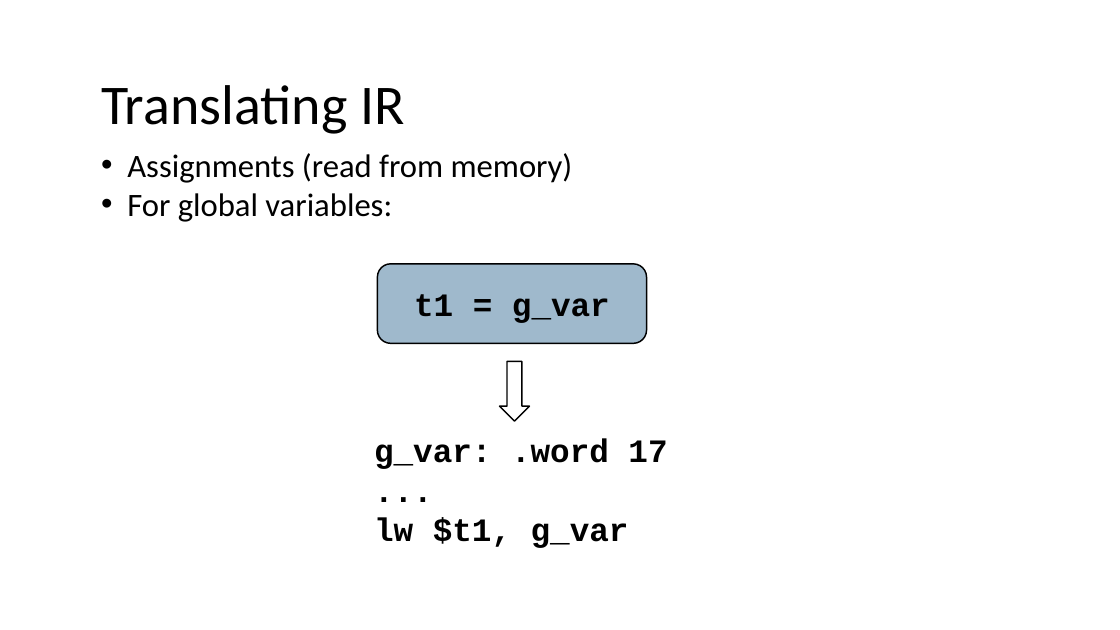
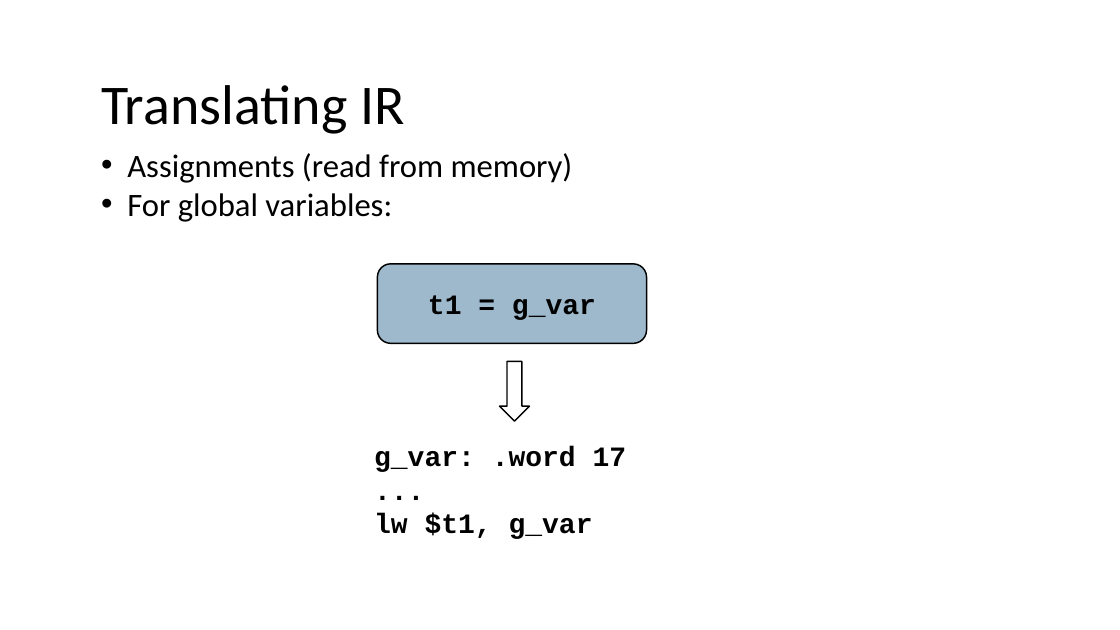
Before and after one commit to nivshani/compilation, a slide deck: slide 47 of slides/codegen.pptx. Drawn at 1120x630 pixels with LibreOffice and Linux fonts; fonts in the diff are those of the drawing. Boxes give left, top, right and bottom in pixels: in the first picture for what was removed or moved away, otherwise in the second. Text is boxed around its words. In the diff, an @@ line names an element or a change of style, - is before the commit and + after.

```diff
--- a/slides/codegen.pptx
+++ b/slides/codegen.pptx
@@ rounded rectangle "t1 = g_var" at [377, 264, 646, 344]: size 28 to 24 pt @@
@@ text "g_var: .word 17" at [374, 446, 627, 539]: size 28 to 24 pt @@
```
Also in this commit, not shown: 21 other slides changed, 1 other file.
